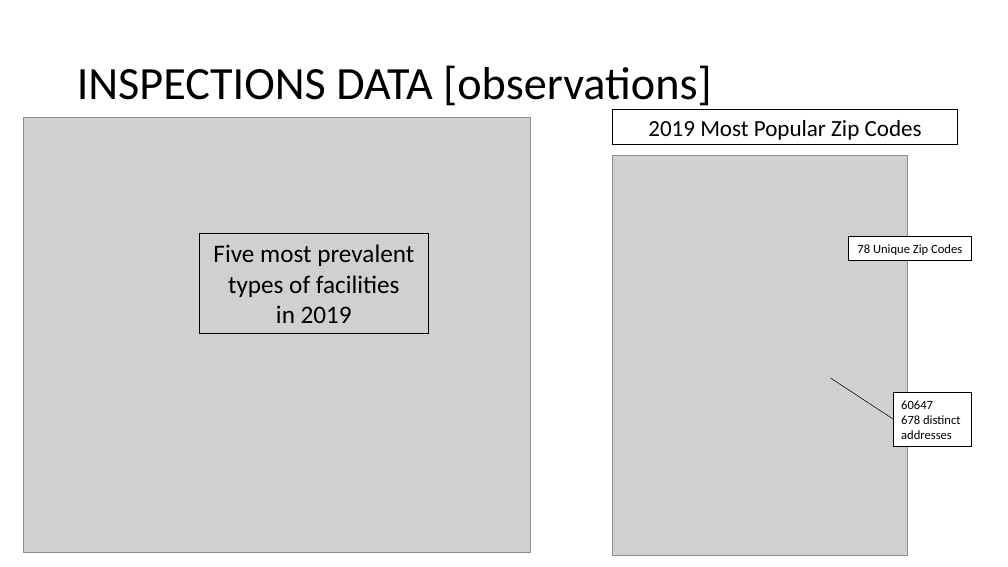
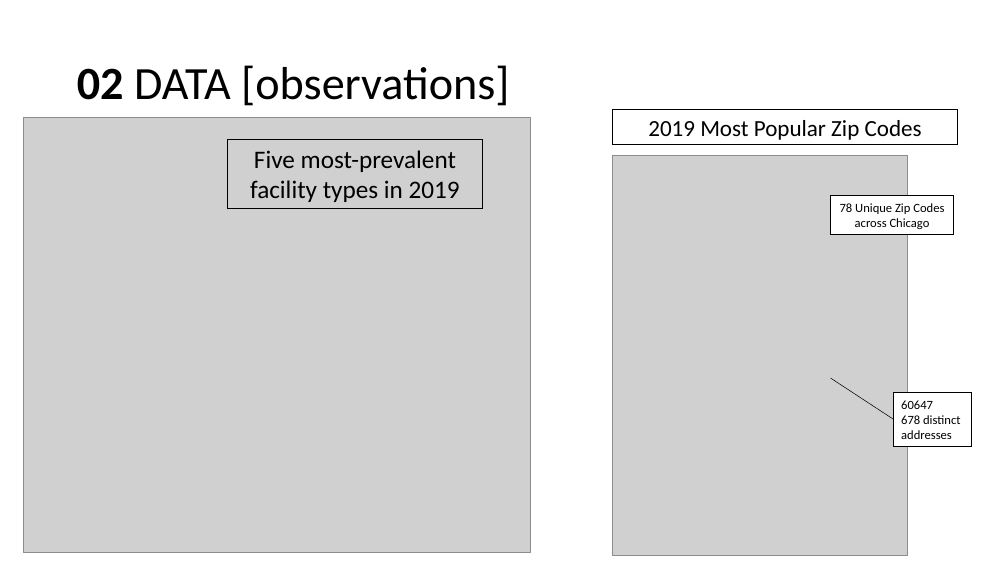
Before and after one commit to sstarkjr/NLP-food-safety-classification, a slide deck: slide 7 of Presentation.pptx. Drawn at 1008x567 pixels with LibreOffice and Linux fonts; fonts in the diff are those of the drawing; grey boxes stand for pictures. Boxes give left, top, right and bottom in pixels: in the first picture for what was removed or moved away, otherwise in the second. Text is boxed around its words. In the diff, an @@ line names an element or a change of style, - is before the commit and + after.

```diff
--- a/Presentation.pptx
+++ b/Presentation.pptx
@@ title at <box>77,65,509,106</box>: text changed @@
-INSPECTIONS DATA [observations]
+02 DATA [observations]
@@ rectangle "Five most-prevalent": place and size @@
-rectangle "Five most-prevalent" at <box>200,234,429,333</box>
+rectangle "Five most-prevalent" at <box>228,140,482,209</box>
@@ text in rectangle at <box>250,150,460,202</box>: text changed @@
-Five most prevalent
-types of facilities
-in 2019
+Five most-prevalent
+facility types in 2019
@@ rectangle "78 Unique Zip Codes": place and size @@
-rectangle "78 Unique Zip Codes" at <box>848,237,972,260</box>
+rectangle "78 Unique Zip Codes" at <box>831,196,954,234</box>
@@ text in rectangle at <box>855,218,930,229</box>: paragraph added @@
+across Chicago
```
Also in this commit, not shown: 5 other slides changed, 2 slides added, 3 slides removed, 3 other files.
